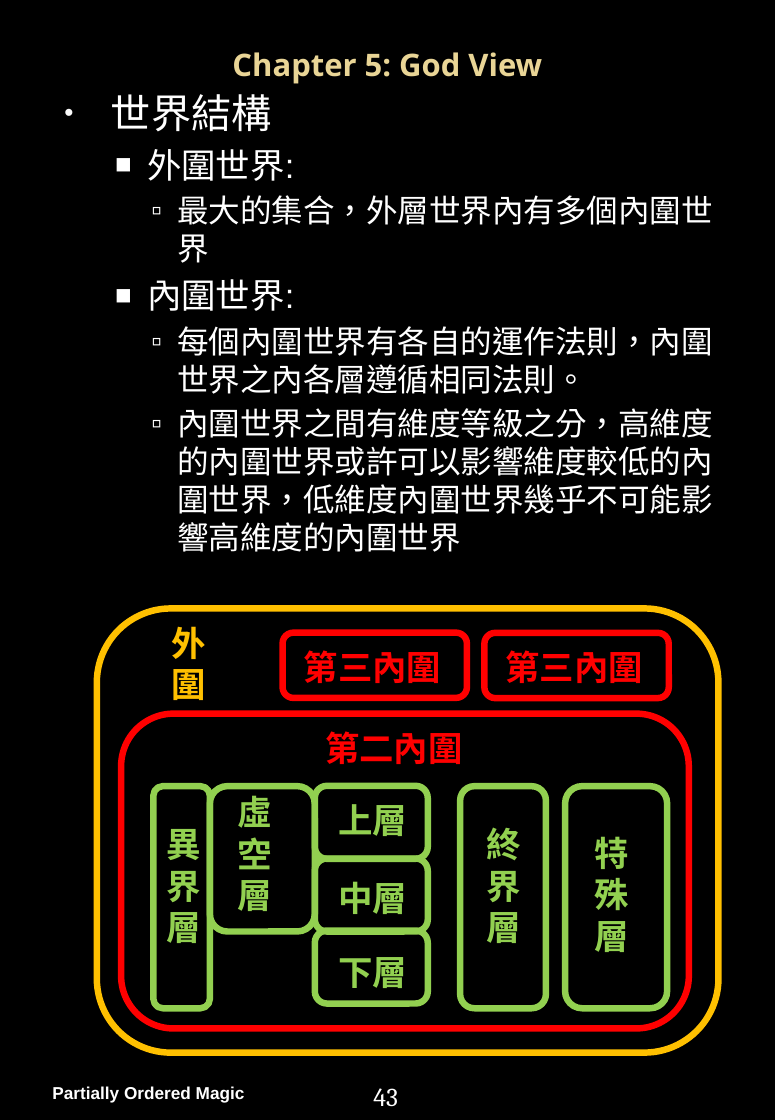
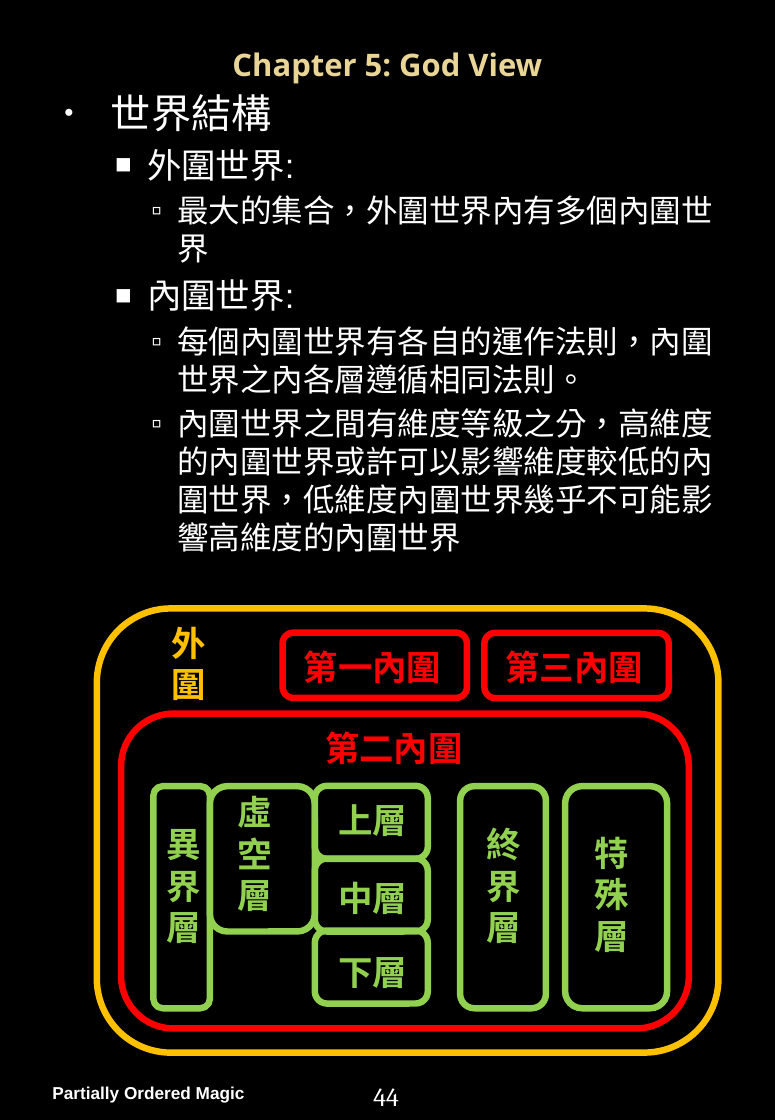
Before and after one commit to PartiallyOrderedMagic/PartiallyOrderedMagic.github.io, a slide deck: slide 45 of MyGame/Partially Ordered Magic Handbook.pptx (slide 44 before the commit). Drawn at 775x1120 pixels with LibreOffice and Linux fonts; fonts in the diff are those of the drawing; background and template pictures are left out. Boxes give left, top, right and bottom in pixels: in the first picture for what was removed or moved away, otherwise in the second. Text is boxed around its words. In the diff, an @@ line names an element or a change of style, - is before the commit and + after.

```diff
--- a/MyGame/Partially Ordered Magic Handbook.pptx
+++ b/MyGame/Partially Ordered Magic Handbook.pptx
@@ text at <box>177,195,713,263</box>: text changed @@
-    ▫ 最大的集合，外層世界內有多個內圍世界
+    ▫ 最大的集合，外圍世界內有多個內圍世界
@@ text at <box>304,650,442,683</box>: text changed @@
-第三內圍
+第一內圍
@@ page number at <box>373,1088,398,1106</box>: text changed @@
-43
+44
```
Also in this commit, not shown: 11 other slides changed, 1 slide added, 1 slide removed, 3 other files.
